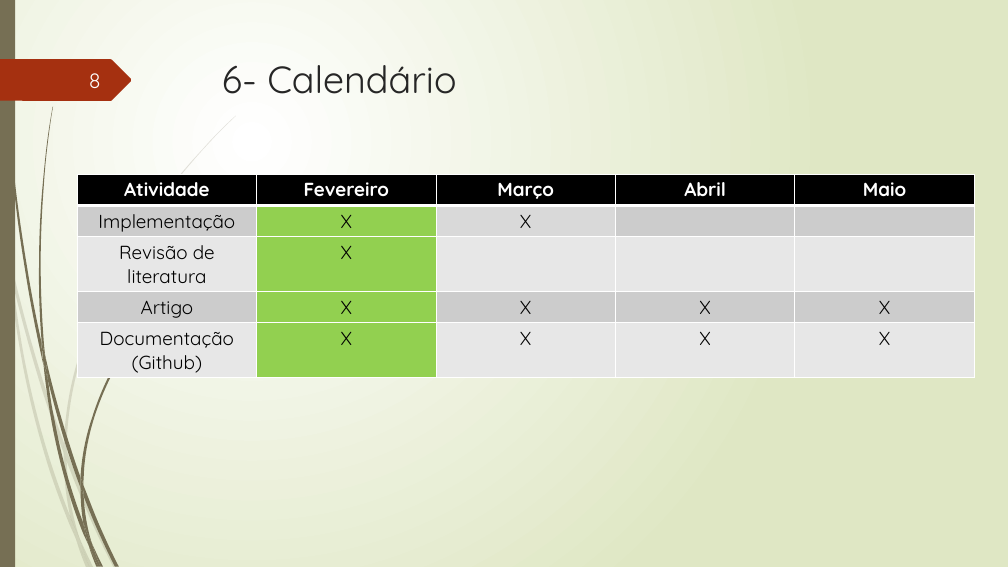
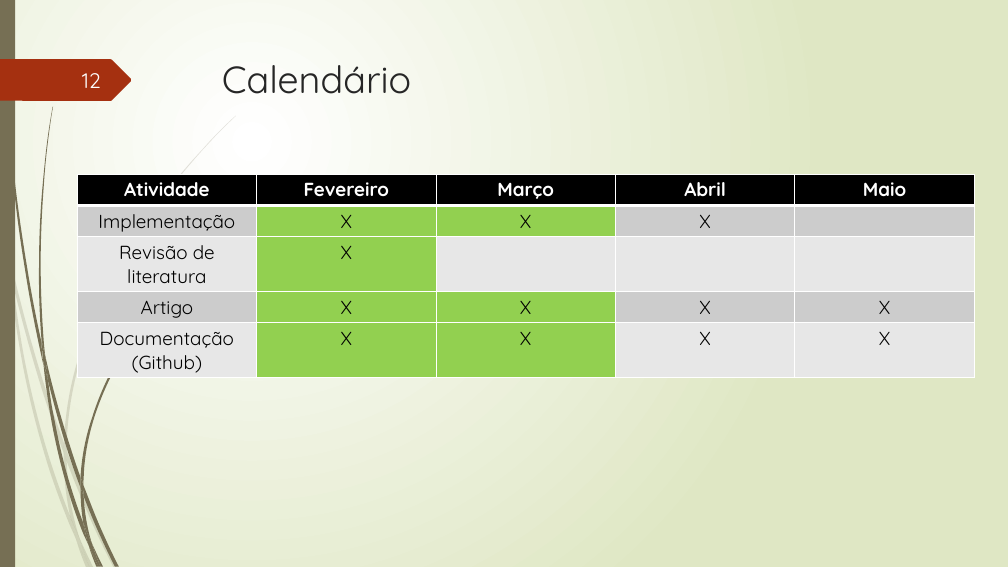
Before and after one commit to TavaresCarlos/TCC, a slide deck: slide 12 of apresentação-do-sistema/apresentação-02.pptx (slide 8 before the commit). Drawn at 1008x567 pixels with LibreOffice and Linux fonts; fonts in the diff are those of the drawing. Boxes give left, top, right and bottom in pixels: in the first picture for what was removed or moved away, otherwise in the second. Text is boxed around its words. In the diff, an @@ line names an element or a change of style, - is before the commit and + after.

```diff
--- a/apresentação-do-sistema/apresentação-02.pptx
+++ b/apresentação-do-sistema/apresentação-02.pptx
@@ page number at (82, 73, 101, 88): text changed @@
-8
+12
@@ title at (222, 65, 411, 94): text changed @@
-6- Calendário
+Calendário
@@ table at (77, 174, 973, 377) @@
-row 2, column 4: 
+row 2, column 4: X
@@ fill #D9D9D9 to #92D050 in row 2, column 3 @@
@@ fill #CCCCCC to #92D050 in row 4, column 3 @@
@@ fill #E7E7E7 to #92D050 in row 5, column 3 @@
```
Also in this commit, not shown: 5 other slides changed, 7 slides added, 3 slides removed, 10 other files.
